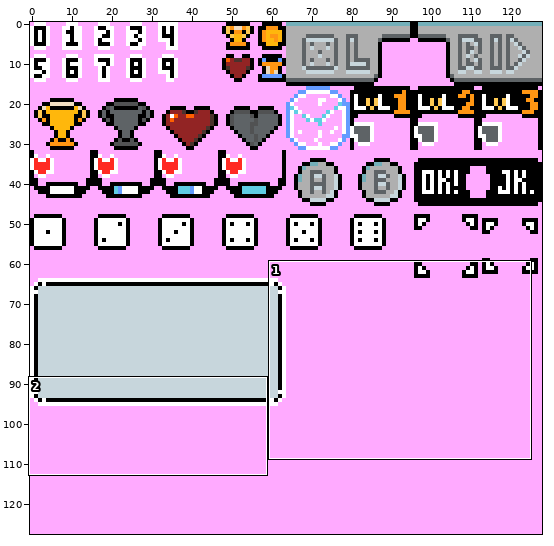
Pixel-art file, stored at sprites/ui/ui.aseprite. Above, an overview of the earlier version with the close-up marked.
Close-up. Before the commit:
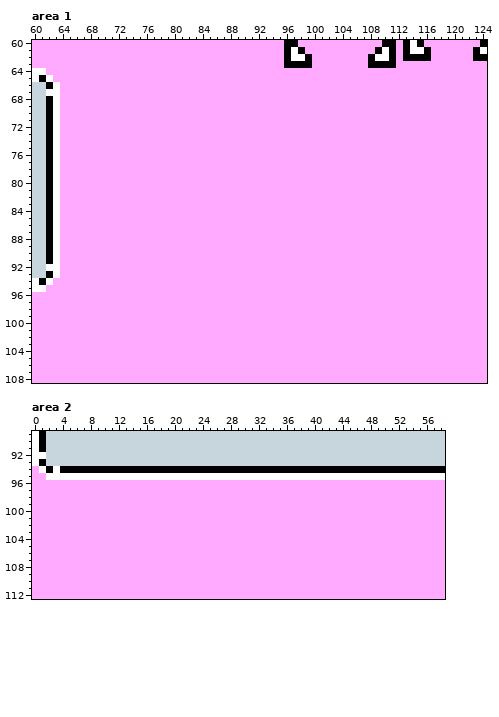
128x128 pixels, 1 frame. Shown: area 1: x 60..124, y 60..108; area 2: x 0..58, y 89..112. The commit also changed other parts of the picture, which this record leaves out.
And afterwards:
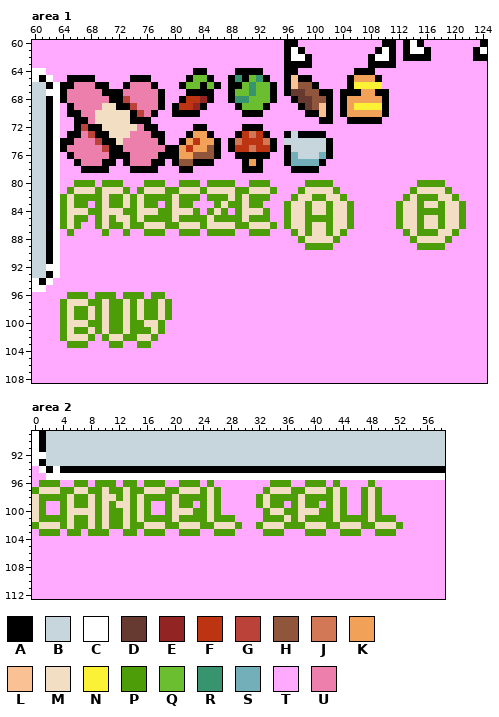
Palette (. is transparent): A #000000  B #c7d6dc  C #ffffff  D #663931  E #922424  F #bc3411  G #ba4239  H #8f563b  J #d27856  K #f2a159  L #f9c194  M #f2dfc3  N #fbf236  P #4d9d08  Q #6abe30  R #37946e  S #73afb9  T #ffaaff  U #ec7fac
The edit:
Changed rows in their new state; - is an unchanged pixel.
Area 1, layer "Layer 2":
first column x 64:
 64 -------------------AA----AAAA---AA--------AAA-------------
 65 -AAAA-----AAA-----AQQA--ARAQRA--ALAA-----AKKKA------------
 66 AAUUUAA--AUUUA---AQQAQA-AAQRQQA-ALHHA----ANNNN------------
 67 AUUUUUAAAUUUUUA---AAAA--AQQRQQA-ADDHHAA-AAAKKAA-----------
 68 AUUUUUUAAGUUUUA--AFFEA--ARRQQQA--ADDHHA-AKKKKKA-----------
 69 -AUUUUMMAAGUUUA-AFFEA----AQQQA----ADHLA-AKNNNNA-----------
 70 -AAUUMMMMMAGUA--AAAA------AAA------AALA-AKKKKKA-----------
 71 --AAUMMMMMAAA------------------------AA--AAAAA------------
 72 --AGAAMMMMMUAA-----AA-----AAA-----------------------------
 73 -AAUGAAMMMUUUAA---AKKA---AFJFA--ABAAAA--------------------
 74 AAUUUGAAMUUUUUA--AKFKKA-AJFFFJA-BBBBBBA-------------------
 75 AUUUUUGAAUUUUUUAAKFKKHA-AFFJFFA-ABBBBBA-------------------
 76 -AUUUUUAAAUUUUAAAKKHHHA--AAAAA--ASBBBSA-------------------
 77 --AUUUAA-AUUUAA-AHHAAA----AKA---ASSSSA--------------------
 78 ---AAAA---AAAA---AA-------AAA----AAAA---------------------
 80 --PPP-PPP---PPP--PPP-PPPP--PPP-----PPPP------------PPPP---
 81 -PMMMPMMMP-PMMMPPMMMPMMMMPPMMMP---PMMMMP----------PMMMMP--
 82 PMPPPPMPPMPMPPPPMPPP-PPPMPMPPP---PMMPPMMP--------PMPPPMMP-
 83 PMPP-PMPPMPMPP-PMPP---PMPPMPP---PMMPMMPMMP------PMMPMMPMMP
 84 PMMMPPMMMPPMMMPPMMMP-PMP-PMMMP--PMMPMMPMMP------PMMPPPPMMP
 85 PMPP-PMPMMPMPPPPMPPPPMPPPPMPPP--PMMPPPPMMP------PMMPMMPMMP
 86 PMP--PMPPMPPMMMPPMMMPMMMMPPMMMP-PMMPMMPMMP------PMMPMMPMMP
 87 -P----P--P--PPP--PPP-PPPP--PPP---PMPMMPMP--------PMPPPMMP-
 88 ----------------------------------PMMMMP----------PMMMMP--
 89 -----------------------------------PPPP------------PPPP---
first column x 64:
 96 -PPP-PPP-PPP-PP-
 97 PMMMPPMPPMPMPPMP
 98 PMPPMPMPPMPMPPMP
 99 PMPPMPMPPMPMPPMP
100 PMMMPPMPPMPPMMP-
101 PMPPMPMPPMPPPMP-
102 PMMMP-PMMPPMMP--
103 -PPP---PP--PP---
Area 2, layer "Layer 2":
first column x 0:
 96 -PPP--PP-PPP-PP-PPP--PPP-P--------PPP--PPP-P----P----
 97 PMMMPPMMPPMPPMPPMMMPPMMMPMP------PMMMPPMMMPMP--PMP---
 98 MPPPPMPPMPMMPMPMPPPPMPPPPMP-----PMPPPPMPPPPMP--PMP---
 99 MP--PMPPMPMPMMPMP--PMPP-PMP-----PMPP-PMPP-PMP--PMP---
100 MP--PMMMMPMPPMPMP--PMMMPPMP------PMMPPMMMPPMP--PMP---
101 MPPPPMPPMPMPPMPMPPPPMPPPPMPPP----PPPMPMPPPPMPPPPMPPP-
102 PMMMPMPPMPMPPMPPMMMPPMMMPPMMMP--PMMMPPPMMMPPMMMPPMMMP
103 -PPP-PP-PPP--PP-PPP--PPP--PPP----PPP---PPP--PPP--PPP-
Pixel boxes of the changes (left, top, right, bottom) in both close-ups:
changed: (60, 68, 389, 250)
changed: (396, 180, 466, 250)
changed: (60, 292, 172, 348)
changed: (32, 480, 403, 536)
